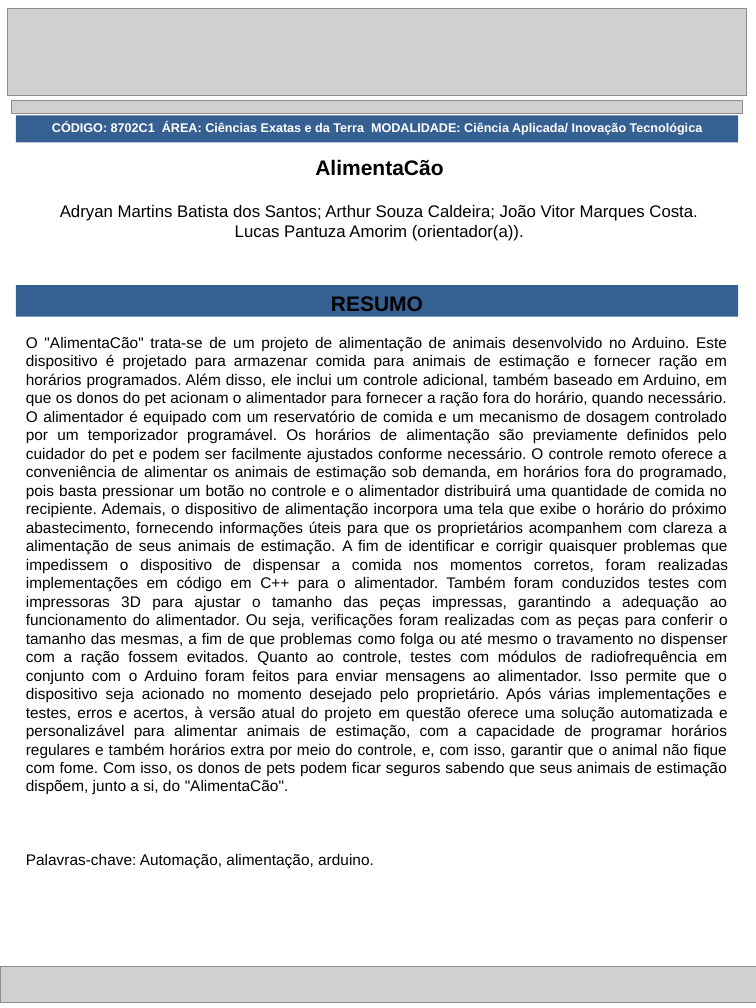
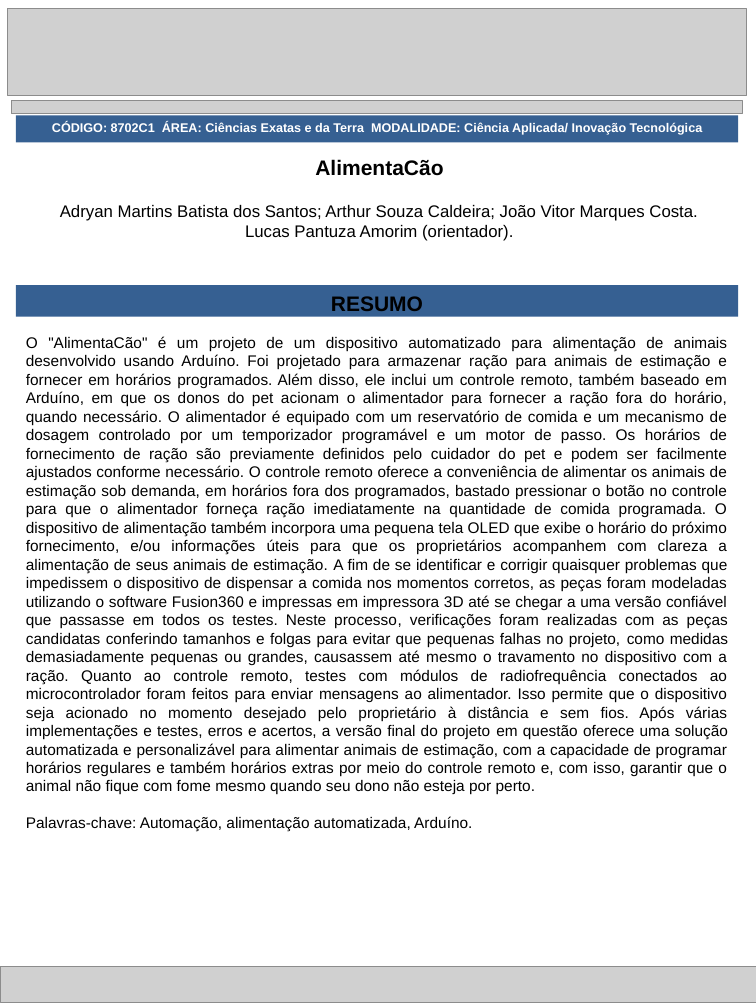
Before and after one commit to lucaspantuza/iot, a slide deck: slide 1 of PROJETO META alimentador - Arthur_Joao_Adryan TEC/doc_ResumoMeta/AlimentaCão-Resumo-Informativo-META-2023.pptx. Drawn at 756x1008 pixels with LibreOffice and Linux fonts; fonts in the diff are those of the drawing; grey boxes stand for pictures. Boxes give left, top, right and bottom in pixels: in the first picture for what was removed or moved away, otherwise in the second. Text is boxed around its words. In the diff, an @@ line names an element or a change of style, - is before the commit and + after.

```diff
--- a/PROJETO META alimentador - Arthur_Joao_Adryan TEC/doc_ResumoMeta/AlimentaCão-Resumo-Informativo-META-2023.pptx
+++ b/PROJETO META alimentador - Arthur_Joao_Adryan TEC/doc_ResumoMeta/AlimentaCão-Resumo-Informativo-META-2023.pptx
@@ text at box(245, 225, 513, 241): text changed @@
-Lucas Pantuza Amorim (orientador(a)).
+Lucas Pantuza Amorim (orientador).
@@ text at box(26, 336, 728, 832): text changed @@
-O "AlimentaCão" trata-se de um projeto de alimentação de animais desenvolvido no Arduino. Este dispositivo é projetado para armazenar comida para animais de estimação e fornecer ração em horários programados. Além disso, ele inclui um controle adicional, também baseado em Arduino, em que os donos do pet acionam o alimentador para fornecer a ração fora do horário, quando necessário. O alimentador é equipado com um reservatório de comida e um mecanismo de dosagem controlado por um temporizador programável. Os horários de alimentação são previamente definidos pelo cuidador do pet e podem ser facilmente ajustados conforme necessário. O controle remoto oferece a conveniência de alimentar os animais de estimação sob demanda, em horários fora do programado, pois basta pressionar um botão no controle e o alimentador distribuirá uma quantidade de comida no recipiente. Ademais, o dispositivo de alimentação incorpora uma tela que exibe o horário do próximo abastecimento, fornecendo informações úteis para que os proprietários acompanhem com clareza a alimentação de seus animais de estimação. A fim de identificar e corrigir quaisquer problemas que impedissem o dispositivo de dispensar a comida nos momentos corretos, foram realizadas implementações em código em C++ para o alimentador. Também foram conduzidos testes com impressoras 3D para ajustar o tamanho das peças impressas, garantindo a adequação ao funcionamento do alimentador. Ou seja, verificações foram realizadas com as peças para conferir o tamanho das mesmas, a fim de que problemas como folga ou até mesmo o travamento no dispenser com a ração fossem evitados. Quanto ao controle, testes com módulos de radiofrequência em conjunto com o Arduino foram feitos para enviar mensagens ao alimentador. Isso permite que o dispositivo seja acionado no momento desejado pelo proprietário. Após várias implementações e testes, erros e acertos, à versão atual do projeto em questão oferece uma solução automatizada e personalizável para alimentar animais de estimação, com a capacidade de programar horários regulares e também horários extra por meio do controle, e, com isso, garantir que o animal não fique com fome. Com isso, os donos de pets podem ficar seguros sabendo que seus animais de estimação dispõem, junto a si, do "AlimentaCão".
-Palavras-chave: Automação, alimentação, arduino.
+O "AlimentaCão" é um projeto de um dispositivo automatizado para alimentação de animais desenvolvido usando Arduíno. Foi projetado para armazenar ração para animais de estimação e fornecer em horários programados. Além disso, ele inclui um controle remoto, também baseado em Arduíno, em que os donos do pet acionam o alimentador para fornecer a ração fora do horário, quando necessário. O alimentador é equipado com um reservatório de comida e um mecanismo de dosagem controlado por um temporizador programável e um motor de passo. Os horários de fornecimento de ração são previamente definidos pelo cuidador do pet e podem ser facilmente ajustados conforme necessário. O controle remoto oferece a conveniência de alimentar os animais de estimação sob demanda, em horários fora dos programados, bastado pressionar o botão no controle para que o alimentador forneça ração imediatamente na quantidade de comida programada. O dispositivo de alimentação também incorpora uma pequena tela OLED que exibe o horário do próximo fornecimento, e/ou informações úteis para que os proprietários acompanhem com clareza a alimentação de seus animais de estimação. A fim de se identificar e corrigir quaisquer problemas que impedissem o dispositivo de dispensar a comida nos momentos corretos, as peças foram modeladas utilizando o software Fusion360 e impressas em impressora 3D até se chegar a uma versão confiável que passasse em todos os testes. Neste processo, verificações foram realizadas com as peças candidatas conferindo tamanhos e folgas para evitar que pequenas falhas no projeto, como medidas demasiadamente pequenas ou grandes, causassem até mesmo o travamento no dispositivo com a ração. Quanto ao controle remoto, testes com módulos de radiofrequência conectados ao microcontrolador foram feitos para enviar mensagens ao alimentador. Isso permite que o dispositivo seja acionado no momento desejado pelo proprietário à distância e sem fios. Após várias implementações e testes, erros e acertos, a versão final do projeto em questão oferece uma solução automatizada e personalizável para alimentar animais de estimação, com a capacidade de programar horários regulares e também horários extras por meio do controle remoto e, com isso, garantir que o animal não fique com fome mesmo quando seu dono não esteja por perto.
+Palavras-chave: Automação, alimentação automatizada, Arduíno.
```
Also in this commit, not shown: 1 other file.
